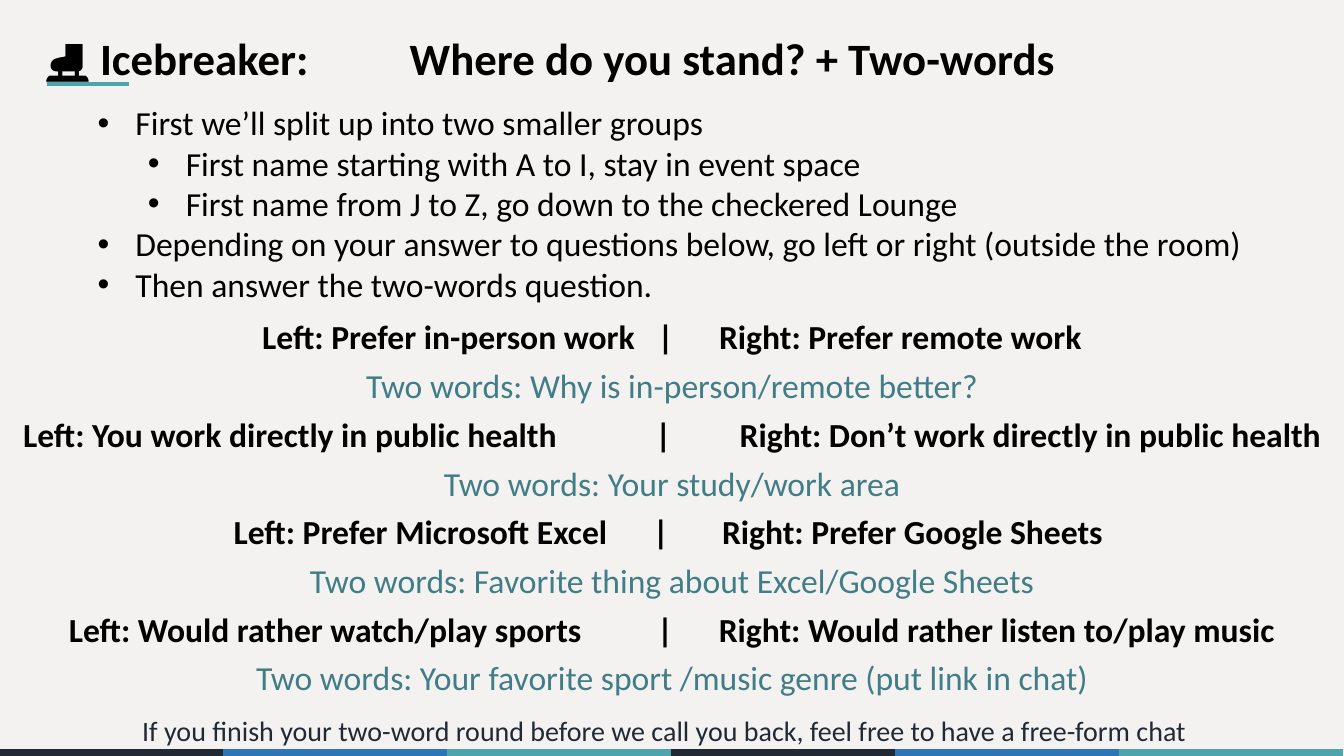
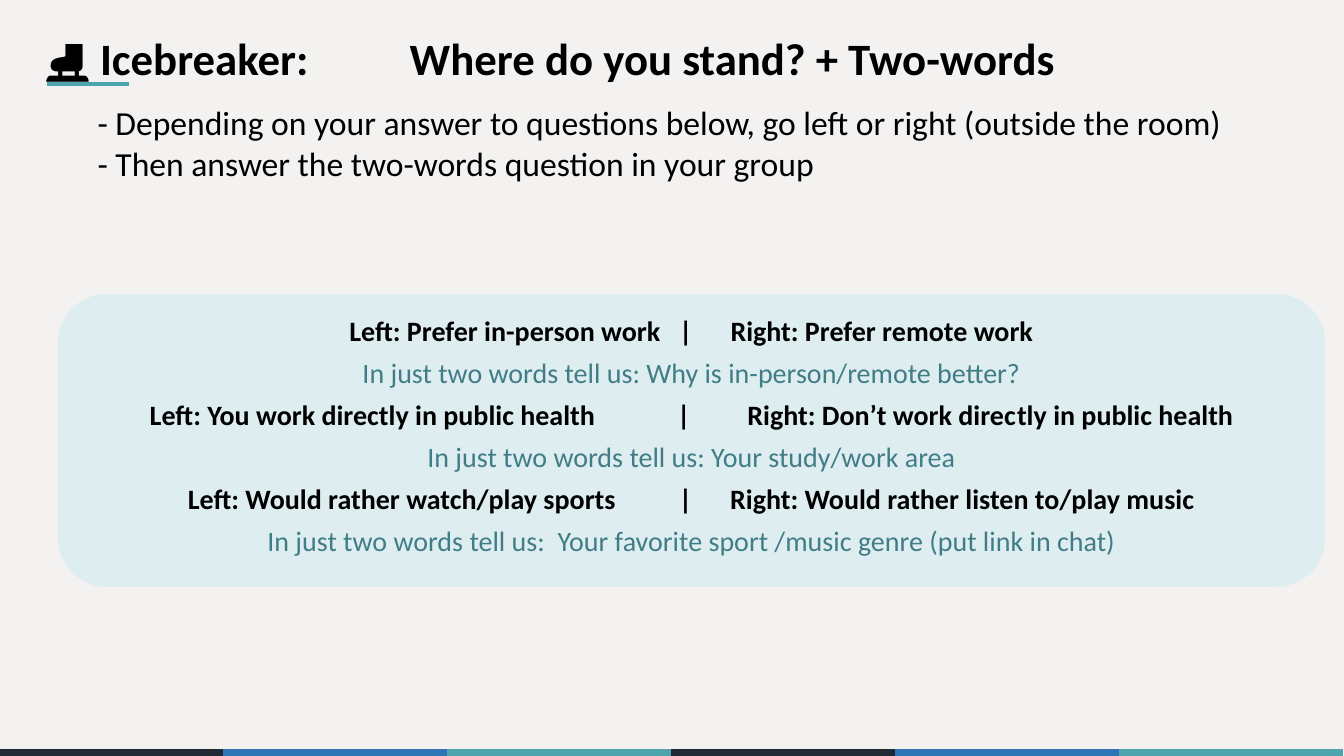
Before and after one commit to the-graph-courses/rbp_cohort_0_materials, a slide deck: slide 14 of week_01/slides/rbp_workshop_01.pptx. Drawn at 1344x756 pixels with LibreOffice and Linux fonts; fonts in the diff are those of the drawing. Boxes give left, top, right and bottom in pixels: in the first picture for what was removed or moved away, otherwise in the second. Text is boxed around its words. In the diff, an @@ line names an element or a change of style, - is before the commit and + after.

Commit message:
updated slides

```diff
--- a/week_01/slides/rbp_workshop_01.pptx
+++ b/week_01/slides/rbp_workshop_01.pptx
@@ text at (x1=115, y1=110, x2=1221, y2=182): text changed @@
-• First we’ll split up into two smaller groups
-  • First name starting with A to I, stay in event space
-  • First name from J to Z, go down to the checkered Lounge
-• Depending on your answer to questions below, go left or right (outside the room)
-• Then answer the two-words question.
+- Depending on your answer to questions below, go left or right (outside the room)
+- Then answer the two-words question in your group
@@ text "Left: Prefer in-person work | ..." resized from (x1=23, y1=325, x2=1320, y2=696) to (x1=57, y1=294, x2=1325, y2=587) @@
@@ text "Left: Prefer in-person work | ..." at (x1=57, y1=294, x2=1325, y2=587): fill none to #DDEDF0 @@
@@ text at (x1=150, y1=321, x2=1233, y2=514): size 24 to 20 pt in "Left: Prefer in-person work | Right: Prefer ...", "Left: You work directly in public health ...", "Left: Would rather watch/play sports | Right: ..." @@
@@ text at (x1=362, y1=363, x2=1020, y2=388): text changed; size 24 to 20 pt @@
-Two words: Why is in-person/remote better?
+In just two words tell us: Why is in-person/remote better?
@@ text at (x1=427, y1=447, x2=955, y2=472): text changed; size 24 to 20 pt @@
-Two words: Your study/work area
-Left: Prefer Microsoft Excel | Right: Prefer Google Sheets
-Two words: Favorite thing about Excel/Google Sheets
+In just two words tell us: Your study/work area
@@ text at (x1=267, y1=530, x2=1115, y2=556): text changed; size 24 to 20 pt @@
-Two words: Your favorite sport /music genre (put link in chat)
+In just two words tell us: Your favorite sport /music genre (put link in chat)
@@ text removed at (x1=142, y1=721, x2=1185, y2=746) @@
-If you finish your two-word round before we call you back, feel free to have a free-form chat
```
Also in this commit, not shown: 14 other slides changed, 3 slides added, 2 slides removed, 10 other files.
